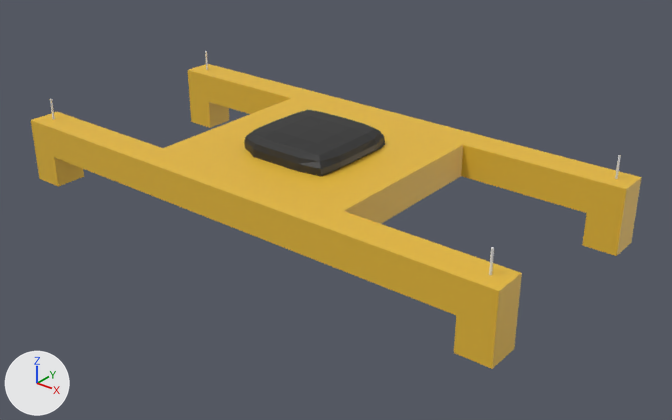
The COLLADA model CAD/Drone.dae as it was, and as the next commit left it.
One viewpoint serves both versions: a 50 mm camera at (0.489, -0.58, 0.321) aimed at (0.025, -0.001, -0.039). Every picture has the same lights, and +X, +Y and +Z are marked at lower left. The older version comes first. Where no turn or scale is listed for an object, it has been applied to the vertices.
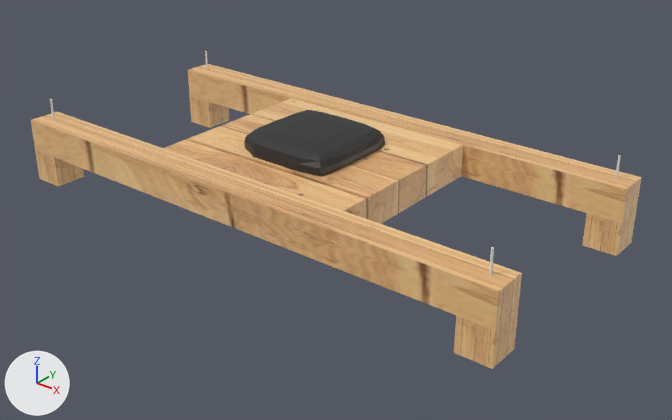
Commit message: New drone
Added new drone that is symmetric

Changed parts and their boxes [x1, y1, x2, y2] in the pictures (672 x 420 px):
'Cube.001', recoloured (yellow to brown): [31, 64, 641, 369] in both

Patch to the scene script:
```diff
--- a/CAD/Drone.dae.py
+++ b/CAD/Drone.dae.py
@@ img_brown_wooden_parquet_texture_jpg @@
+img_brown_wooden_parquet_texture_jpg = load_image('Brown-wooden-parquet-texture.jpg', 'Brown-wooden-parquet-texture.jpg', 1140, 760, 'sRGB')
@@ mat_material_003 @@
+mat_material_003 = principled_material('Material.003')
+mat_material_003.texture = img_brown_wooden_parquet_texture_jpg
@@ me_cube_001 @@
 me_cube_001.from_pydata(...)  # 48 vertices, 84 faces; spans x -0.25..0.25, y -0.015..0.215, z -0.045..0.015
-me_cube_001.materials.append(mat_material)  # yellow #e7ba38
+me_cube_001.materials.append(mat_material_003)  # picture img_brown_wooden_parquet_texture_jpg
```
